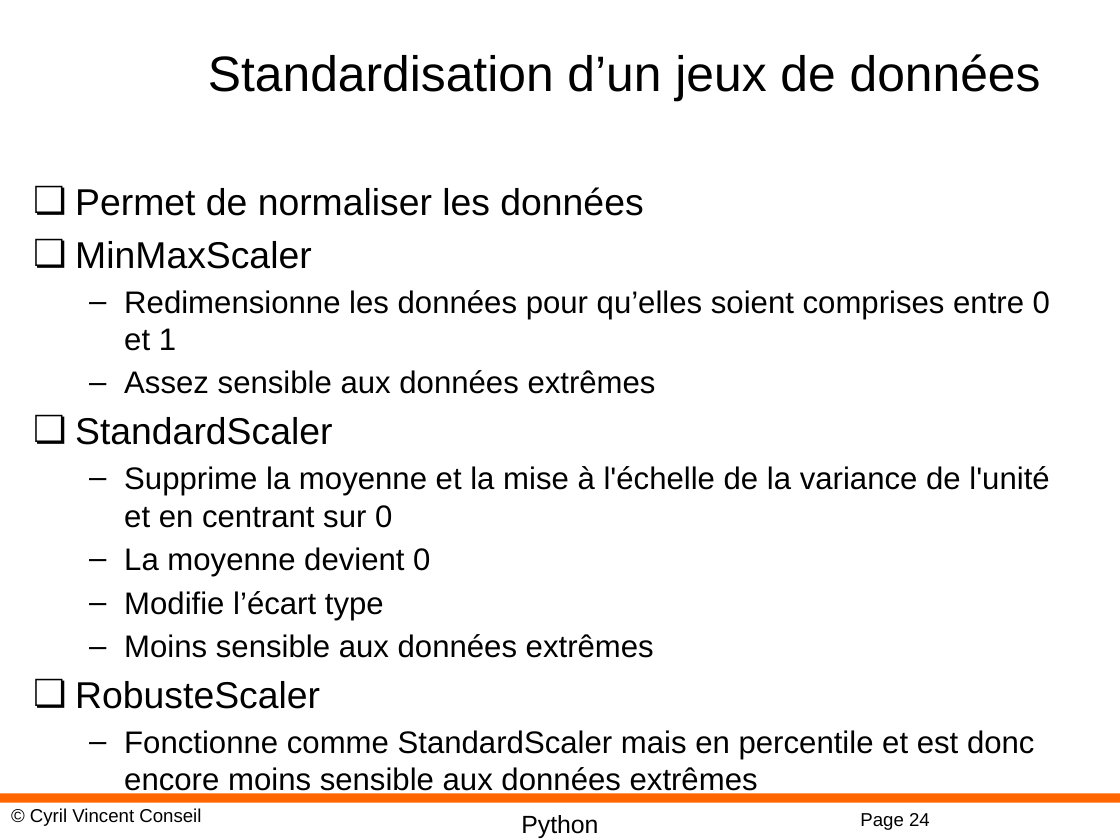
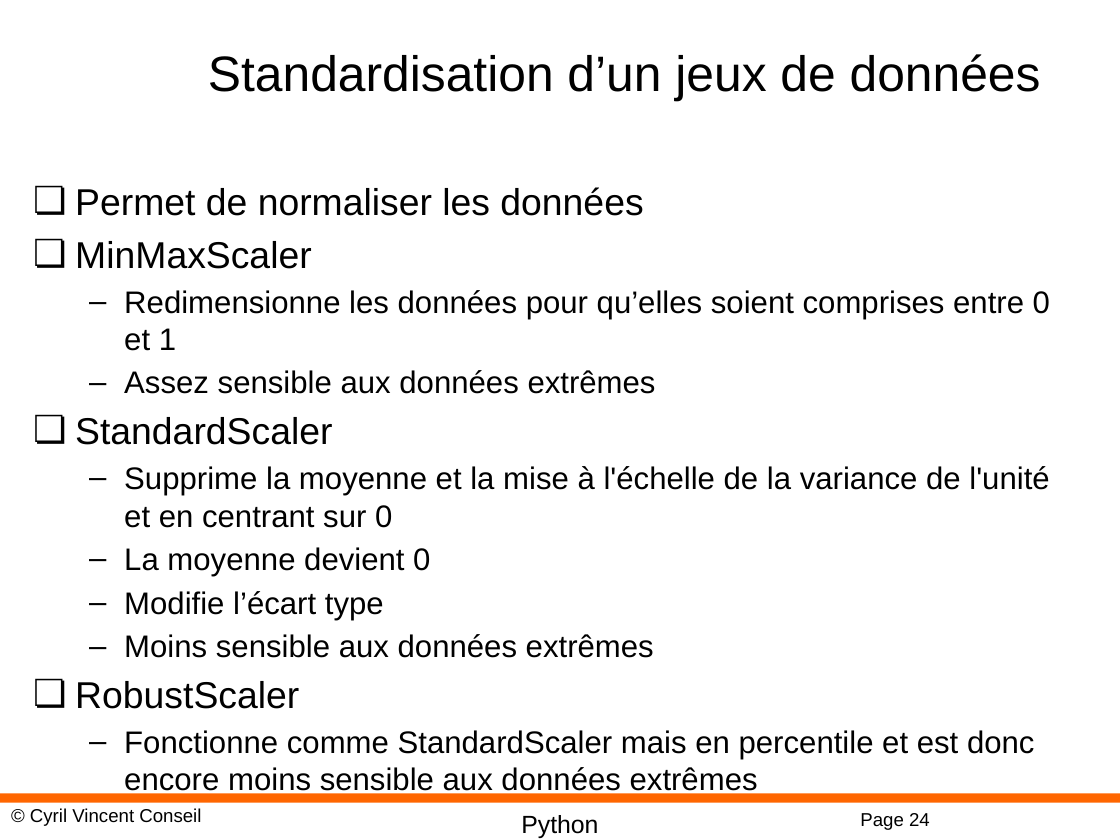
Before and after one commit to cyrilvincent/ML, a slide deck: slide 24 of PPT/MachineLearning18-NeuralNetwork.pptx. Drawn at 1120x840 pixels with LibreOffice and Linux fonts; fonts in the diff are those of the drawing; background and template pictures are left out. Boxes give left, top, right and bottom in pixels: in the first picture for what was removed or moved away, otherwise in the second. Text is boxed around its words. In the diff, an @@ line names an element or a change of style, - is before the commit and + after.

```diff
--- a/PPT/MachineLearning18-NeuralNetwork.pptx
+++ b/PPT/MachineLearning18-NeuralNetwork.pptx
@@ text at (75,681,299,709): text changed @@
-❏ RobusteScaler
+❏ RobustScaler
```
Also in this commit, not shown: 3 other files.
